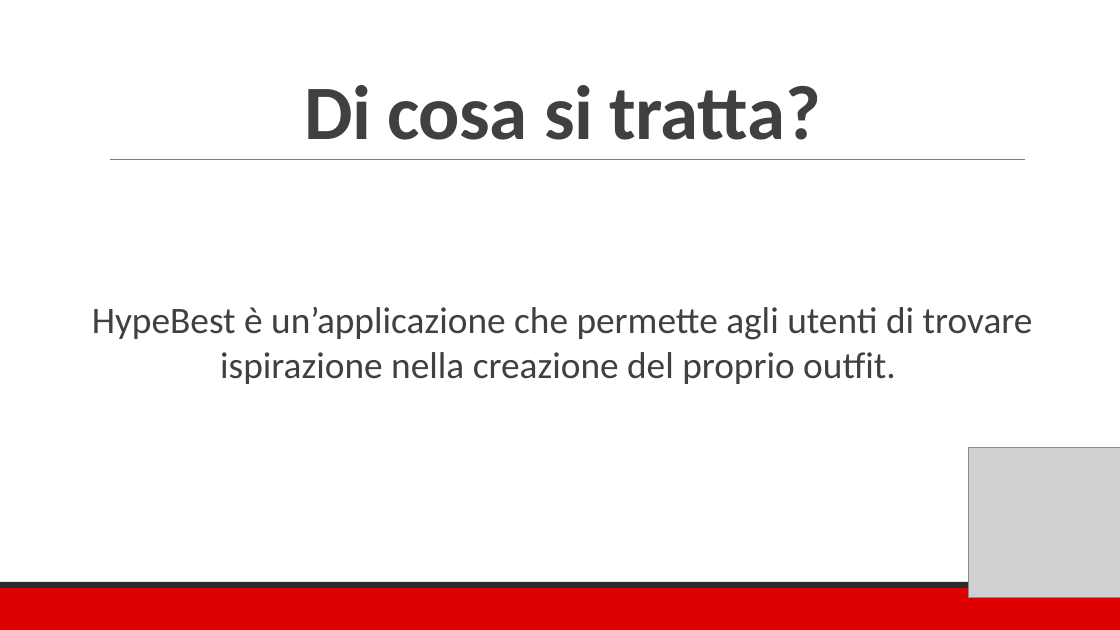
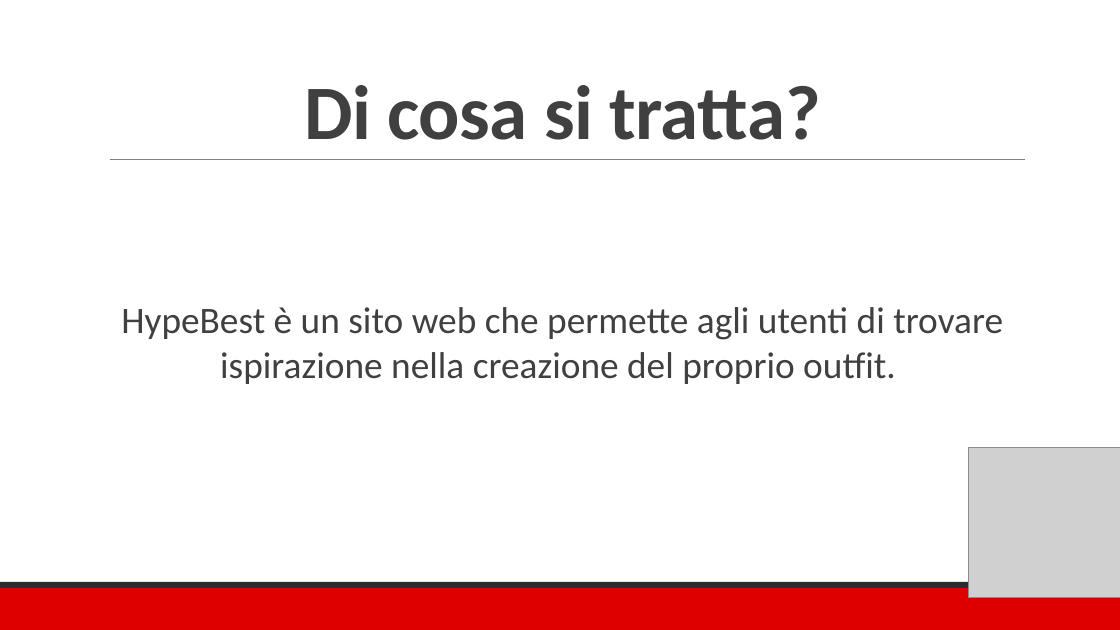
Before and after one commit to ddauny/hypebest, a slide deck: slide 2 of presentazione/presentazione_hypebest2.pptx. Drawn at 1120x630 pixels with LibreOffice and Linux fonts; fonts in the diff are those of the drawing; grey boxes stand for pictures. Boxes give left, top, right and bottom in pixels: in the first picture for what was removed or moved away, otherwise in the second. Text is boxed around its words. In the diff, an @@ line names an element or a change of style, - is before the commit and + after.

```diff
--- a/presentazione/presentazione_hypebest2.pptx
+++ b/presentazione/presentazione_hypebest2.pptx
@@ text at bbox=[121, 307, 1003, 384]: text changed @@
-HypeBest è un’applicazione che permette agli utenti di trovare ispirazione nella creazione del proprio outfit.
+HypeBest è un sito web che permette agli utenti di trovare ispirazione nella creazione del proprio outfit.
```
Also in this commit, not shown: 1 other slide changed.
